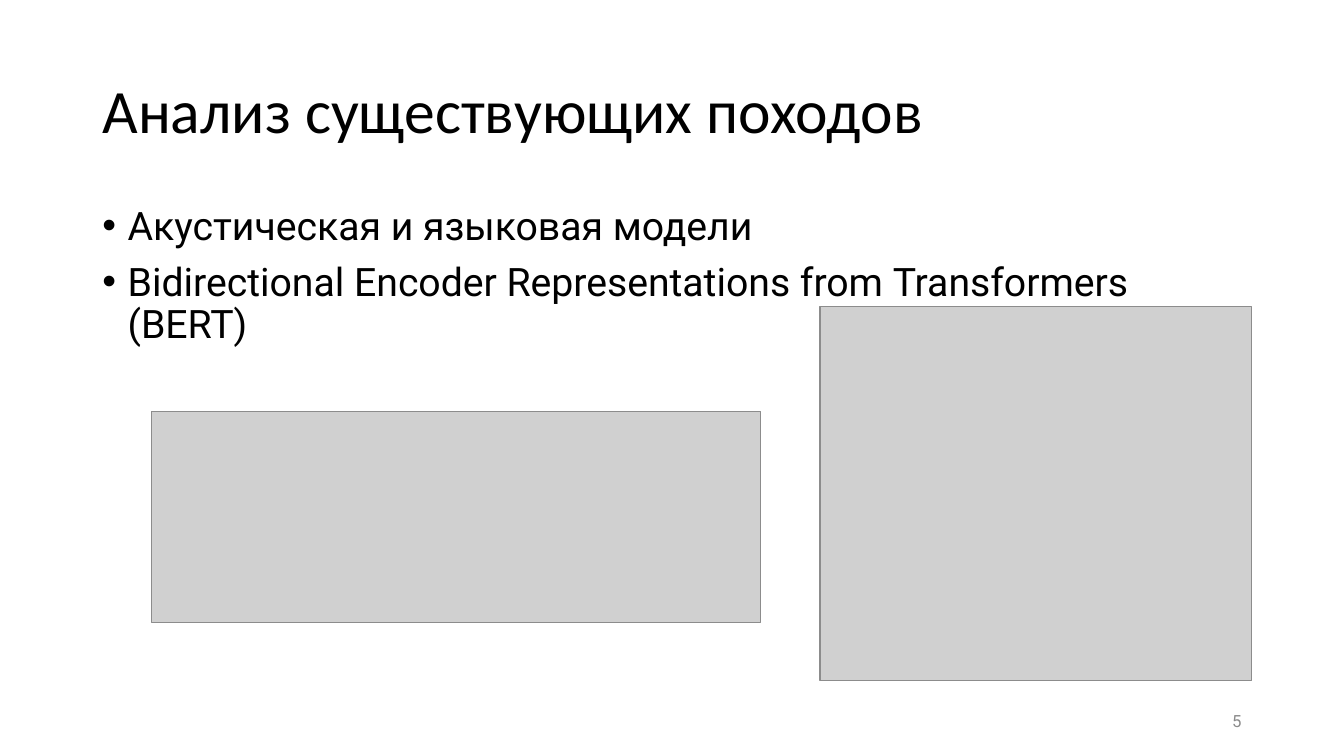
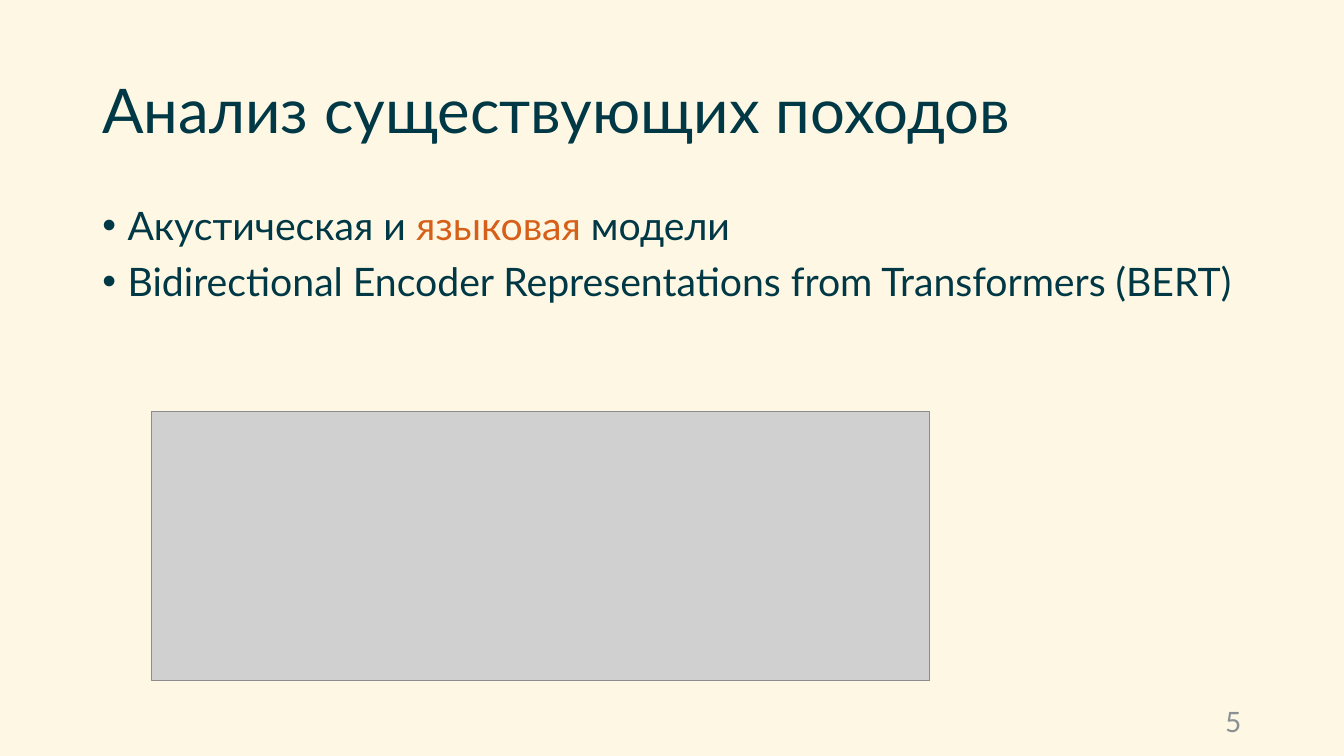
Before and after one commit to SirojiddinSaidmurodov/degree-work, a slide deck: slide 5 of docs/Предзащита.pptx. Drawn at 1344x756 pixels with LibreOffice and Linux fonts; fonts in the diff are those of the drawing; grey boxes stand for pictures. Boxes give left, top, right and bottom in pixels: in the first picture for what was removed or moved away, otherwise in the second. Text is boxed around its words. In the diff, an @@ line names an element or a change of style, - is before the commit and + after.

```diff
--- a/docs/Предзащита.pptx
+++ b/docs/Предзащита.pptx
@@ background #FFFFFF to #FEF7E3 @@
@@ title "Анализ существующих походов" at bbox=[102, 89, 1010, 144]: font Calibri to Lato, text colour #000000 to #003846 @@
@@ text "Акустическая и языковая модели" at bbox=[128, 212, 1232, 303]: font Roboto to Lato, text colour #000000 to #003846; text colour #000000 to #D6601A in "языковая" @@
@@ picture removed at bbox=[821, 307, 1252, 681] @@
@@ picture: place and size @@
-picture at bbox=[151, 411, 760, 623]
+picture at bbox=[151, 411, 930, 682]
@@ page number at bbox=[1225, 712, 1241, 732]: size 12 to 20 pt, font Roboto to Lato, text colour #8C8C8C to #8C9194 @@
```
Also in this commit, not shown: 8 other slides changed, 5 slides added, 1 slide removed, 3 other files.
